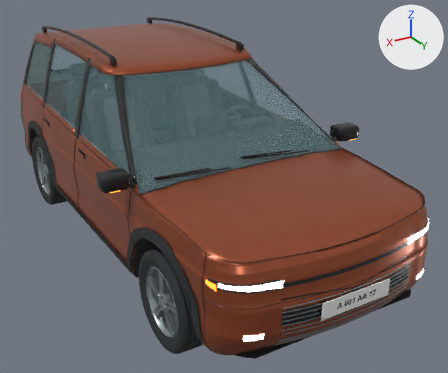
The FBX model Assets/DrivingSchool/Art/Vehicles/DS_Crossover_A.fbx as it was, and as the next commit left it.
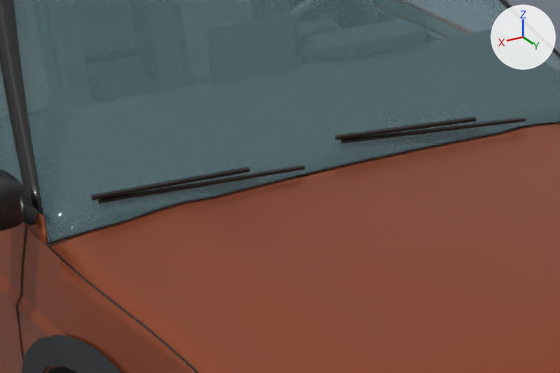
Each version appears first whole from a camera (50 mm lens) standing at (2.28, 4.46, 2.62) and looking at (-0.22, 0.29, 0.54), and next in a close-up on the part from 27% to 72% of the width and 29% to 65% of the height. The axes (+X, +Y, +Z) are drawn at upper right. The lights are the same throughout. The last two pictures show the newer version. Where no turn or scale is listed for an object, it has been applied to the vertices. Vertices at exactly the same position are counted once.

Objects in the first close-up: 'ArchCladding_F_R', 'Door_Front_R', 'Fender_Front_R', 'Glass_Front_R', 'Glass_Windshield', 'Greenhouse_Trim', 'Hood', 'MirrorHousing_R', 'PanelGaps', 'Wiper_Pivot_L_Mesh', 'Wiper_Pivot_R_Mesh' and 2 more.
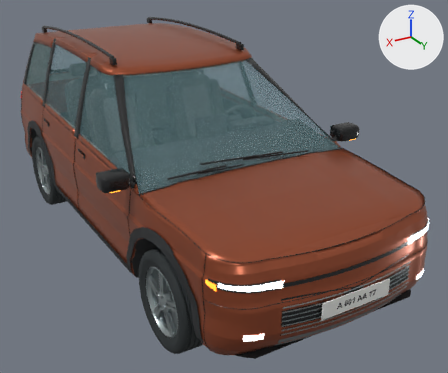
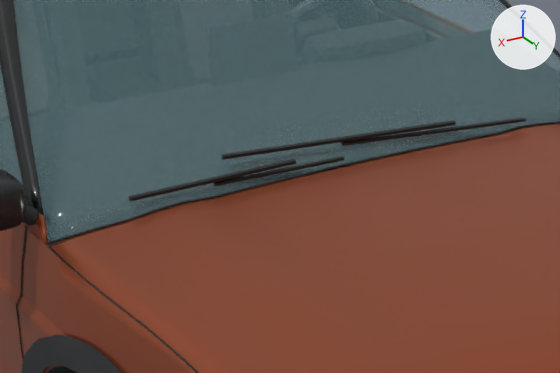
Diff of the bpy script that builds the scene:
```diff
--- a/Assets/DrivingSchool/Art/Vehicles/DS_Crossover_A.fbx.py
+++ b/Assets/DrivingSchool/Art/Vehicles/DS_Crossover_A.fbx.py
@@ me_wiper_pivot_l_mesh_001 @@
 # used by ob_wiper_pivot_l_mesh; location = (-0.514, 1.03, 1.031)
-me_wiper_pivot_l_mesh_001.from_pydata(...)  # 24 vertices, 30 faces; spans x -0.001..0.56, y -0.06..0.005, z -0.006..0.045
+me_wiper_pivot_l_mesh_001.from_pydata(...)  # 24 vertices, 30 faces; spans x -0.001..0.878, y -0.075..0.005, z -0.006..0.052
+# me_wiper_pivot_l_mesh_001 part 1: all 6 vertices in x 0.559..0.56, y -0.06..-0.048, z 0.032..0.045 are moved by (0.318, -0.014, 0.007)
+# other edits to the shape of me_wiper_pivot_l_mesh_001 do not show in these pictures
 me_wiper_pivot_l_mesh_001.materials.append(mat_trim_black)
@@ me_wiper_pivot_r_mesh_001 @@
 # used by ob_wiper_pivot_r_mesh; location = (0.172, 1.03, 1.034)
 # before: 5 (0.53, -0.061, 0.003) at pixel (97, 200), 6 (0.531, -0.057, -0.003) at pixel (98, 203), 8 (0.531, -0.051, 0.007) at pixel (99, 200), 9 (0.531, -0.057, 0.009) at pixel (98, 198), 11 (0.531, -0.055, 0.003) at pixel (98, 201)
-me_wiper_pivot_r_mesh_001.from_pydata(...)  # 24 vertices, 30 faces; spans x -0.001..0.548, y -0.064..0.005, z -0.006..0.022
-me_wiper_pivot_r_mesh_001.vertices[7].co = (0.531, -0.051, 0.0)  # pixel (99, 203)
+me_wiper_pivot_r_mesh_001.from_pydata(...)  # 24 vertices, 30 faces; spans x 0.0..0.576, y -0.039..0.005, z -0.012..0.016
+# me_wiper_pivot_r_mesh_001 part 2: the loose piece of 12 vertices spanning x 0.139..0.548, y -0.064..-0.024, z 0.006..0.022 is multiplied about its middle by the matrix ((1.089, -0.049, 0.027), (0.049, 1.089, -0.001), (-0.027, 0.002, 1.09)), then moved by (0.008, 0.015, -0.009)
+# me_wiper_pivot_r_mesh_001 part 3
+for i in [5, 6, 8, 9, 11]: me_wiper_pivot_r_mesh_001.vertices[i].co += Vector((-0.179, 0.028, -0.01))
+me_wiper_pivot_r_mesh_001.vertices[7].co = (0.352, -0.023, -0.01)  # pixel (215, 186)
 me_wiper_pivot_r_mesh_001.materials.append(mat_trim_black)
@@ ob_wiper_pivot_r_mesh @@
 ob_wiper_pivot_r_mesh = bpy.data.objects.new('Wiper_Pivot_R_Mesh', me_wiper_pivot_r_mesh_001)
-ob_wiper_pivot_r_mesh.location = (0.172, 1.03, 1.034)
+ob_wiper_pivot_r_mesh.location = (0.057, 1.03, 1.035)
```

Pixel boxes [x1, y1, x2, y2] of what changed, in the close-ups (560 x 373 px; the box of a moved part takes in the faces that stretch with it):
'Wiper_Pivot_R_Mesh', reshaped, moved (18% taller)
    before: [91, 165, 305, 203]
    after: [129, 156, 344, 201]
'Wiper_Pivot_L_Mesh', reshaped (59% wider, 57% taller)
    before: [335, 117, 526, 144]
    after: [221, 117, 526, 160]
part 1 of me_wiper_pivot_l_mesh_001, moved or reshaped
    before: [335, 117, 476, 140]
    after: [221, 120, 456, 160]
part 2 of me_wiper_pivot_r_mesh_001, moved or reshaped
    before: [91, 167, 250, 200]
    after: [129, 159, 296, 201]
part 3 of me_wiper_pivot_r_mesh_001, moved or reshaped
    before: [98, 165, 305, 203]
    after: [213, 156, 344, 186]
